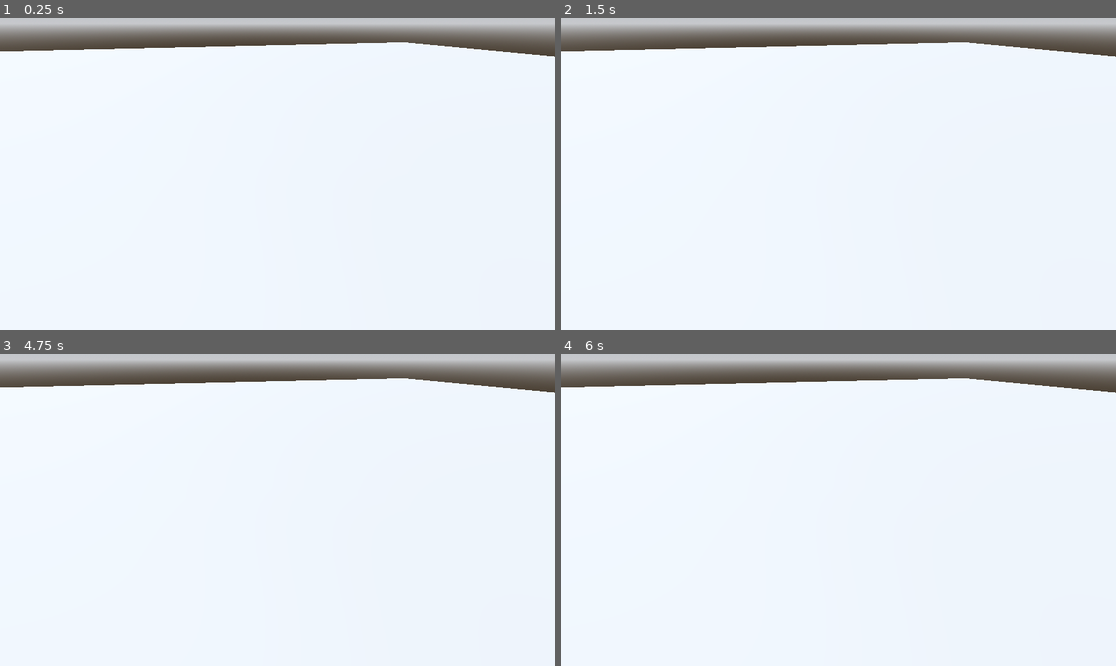
Above: before the commit, frames 1-4 (two rows, left to right).
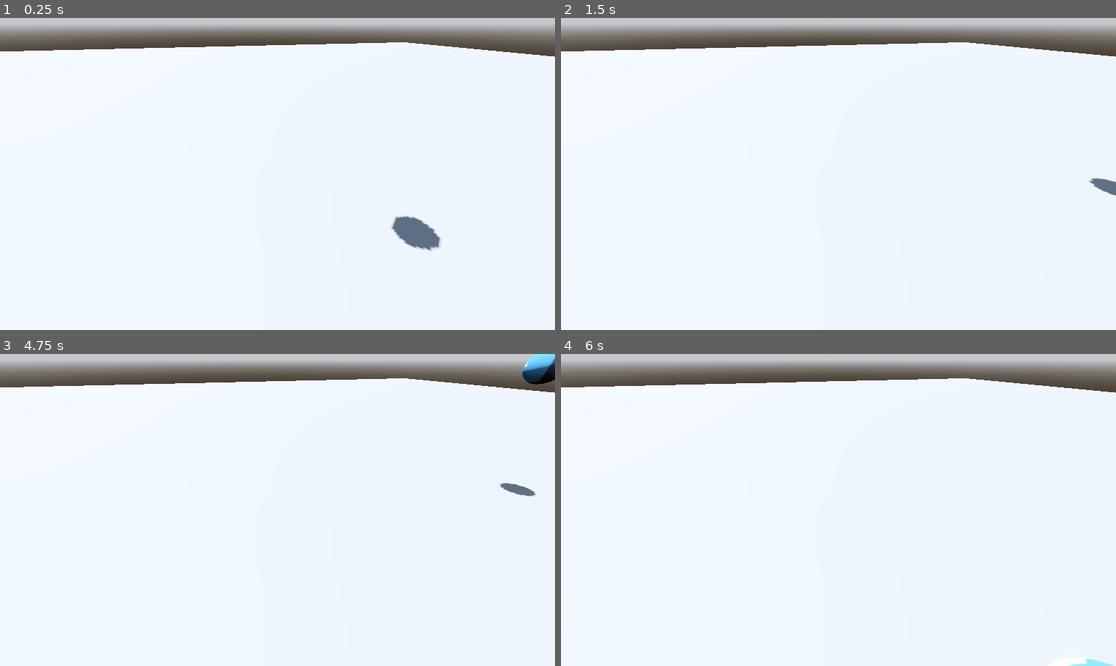
Above: after the commit, the same moments.

Repository: nmuranovas/bubble-sandbox
Game: Godot game, scene res://main.tscn
The game is run twice, just before and just after one commit, with the same random seed, the same clock (stepped at 60 frames per second) and the same inputs. The engine's default icon, where the game draws it, is replaced by a stand-in: a white triangle on a blue panel in a dark square.
Inputs (mouse positions are in pixels of both pictures, inside the frame that each line leads up to):
- Up to frame 1 (0.25 s): no input
- Up to frame 2 (1.5 s): move the mouse to (960, 158) at 0.52 s; hold D (move_right) 0.53-1.28 s; move the mouse to (727, 189) at 1.27 s; hold S (move_back) from 1.28 s (still down)
- Up to frame 3 (4.75 s): tap Enter at 2, 3.5 s; move the mouse to (333, 441) at 2.02 s; release S (move_back) at 2.03 s; hold D (move_right) 2.03-2.78 s; tap Space (move_up) at 2.75, 4.25 s; move the mouse to (249, 572) at 2.77 s; hold W (move_forward) 2.78-3.53 s; move the mouse to (444, 556) at 3.52 s; hold A (move_left) from 3.53 s (still down); move the mouse to (111, 463) at 4.27 s
- Up to frame 4 (6 s): move the mouse to (866, 510) at 5.02 s; release A (move_left) at 5.03 s; hold S (move_back) 5.03-5.78 s; move the mouse to (755, 432) at 5.77 s; hold D (move_right) from 5.78 s (still down)

The runs differ from the first frame. In frame 1, 0.7% of the frame differs, in the area x 70-80%, y 63-75%; in frame 2, 0.2%; in frame 3, 0.6%; in frame 4, 0.1%.

Commit message:
Add player bubble to level

Diff:
--- a/level.tscn
+++ /dev/null
@@ -1,30 +0,0 @@
-[gd_scene load_steps=6 format=3 uid="uid://cgxpybf0yqtn2"]
-
-[ext_resource type="Texture2D" uid="uid://ks833nv6hkrh" path="res://icon.svg" id="1_iyftj"]
-[ext_resource type="PackedScene" uid="uid://cewsjr3phpr0h" path="res://player_bubble.tscn" id="2_v03h8"]
-
-[sub_resource type="StandardMaterial3D" id="StandardMaterial3D_pg1bd"]
-albedo_texture = ExtResource("1_iyftj")
-
-[sub_resource type="PlaneMesh" id="PlaneMesh_3wu2y"]
-material = SubResource("StandardMaterial3D_pg1bd")
-size = Vector2(10, 10)
-
-[sub_resource type="BoxShape3D" id="BoxShape3D_8bg1t"]
-size = Vector3(10, 0.1, 10)
-
-[node name="Level" type="Node3D"]
-
-[node name="StaticBody3D" type="StaticBody3D" parent="."]
-
-[node name="MeshInstance3D" type="MeshInstance3D" parent="StaticBody3D"]
-mesh = SubResource("PlaneMesh_3wu2y")
-
-[node name="CollisionShape3D" type="CollisionShape3D" parent="StaticBody3D"]
-shape = SubResource("BoxShape3D_8bg1t")
-
-[node name="PlayerBubble" parent="." instance=ExtResource("2_v03h8")]
-transform = Transform3D(1, 0, 0, 0, 1, 0, 0, 0, 1, -0.394604, 1.03268, 0)
-
-[node name="OmniLight3D" type="OmniLight3D" parent="."]
-transform = Transform3D(1, 0, 0, 0, 1, 0, 0, 0, 1, 0, 2.04626, 0)
--- a/main.tscn
+++ b/main.tscn
@@ -1,4 +1,6 @@
-[gd_scene load_steps=6 format=3 uid="uid://lpmo7d2sfpki"]
+[gd_scene load_steps=7 format=3 uid="uid://biqqdohmyymjn"]
+
+[ext_resource type="PackedScene" uid="uid://cewsjr3phpr0h" path="res://player_bubble.tscn" id="1_2512a"]
 
 [sub_resource type="ProceduralSkyMaterial" id="ProceduralSkyMaterial_7kbdw"]
 sky_horizon_color = Color(0.64625, 0.65575, 0.67075, 1)
@@ -40,3 +42,6 @@
 
 [node name="Camera3D" type="Camera3D" parent="."]
 transform = Transform3D(0.965377, 0.155036, -0.209788, 0, 0.80422, 0.594332, 0.260858, -0.573754, 0.776376, -1.46794, 4.13902, 5.66475)
+
+[node name="PlayerBubble" parent="." instance=ExtResource("1_2512a")]
+transform = Transform3D(1, 0, 0, 0, 1, 0, 0, 0, 1, 0, 12.7005, 0)
